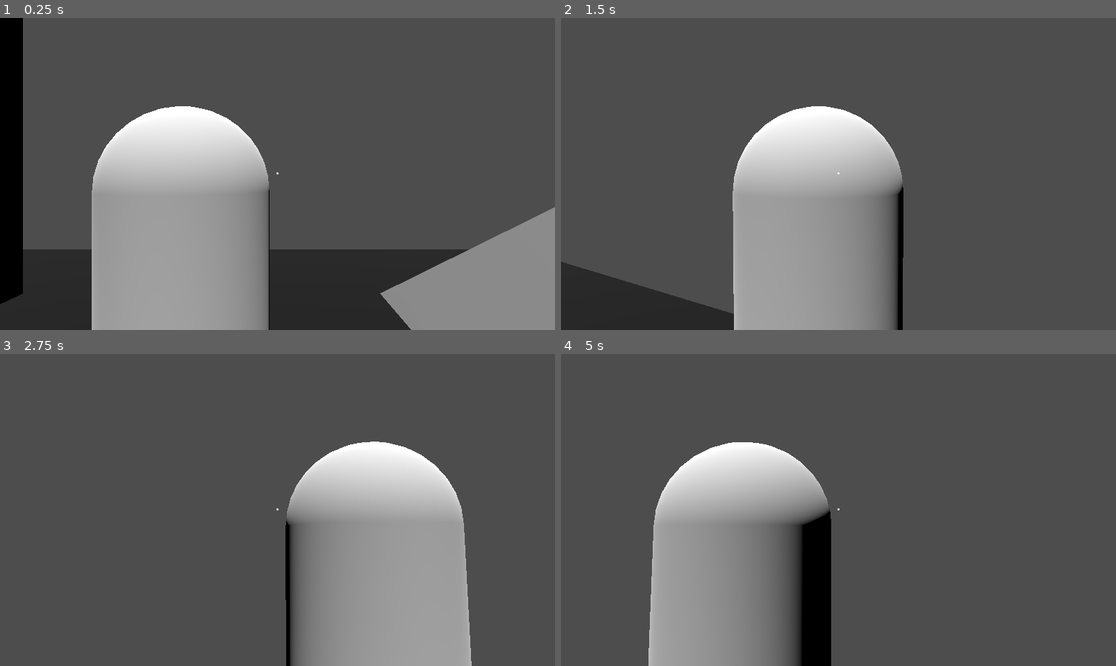
Above: before the commit, frames 1-4 (two rows, left to right).
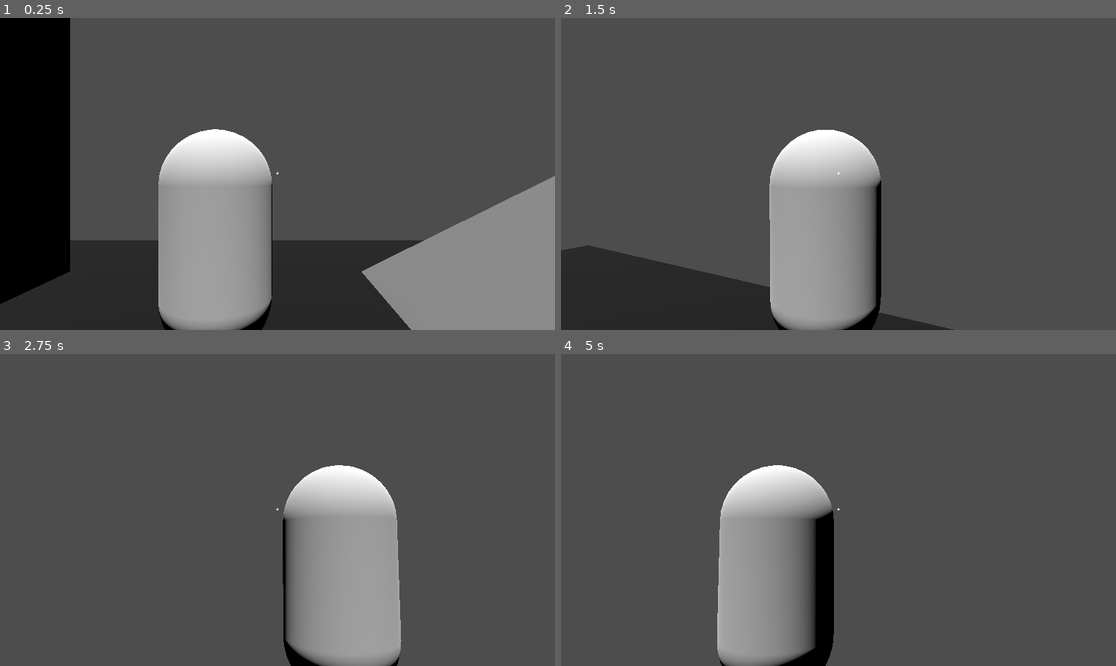
Above: after the commit, the same moments.

Repository: nikolastyllis/upgraded-umbrella
Game: Godot game, scene res://player_controller_testing.tscn
Same seed, same stepped clock (60 frames per second), same inputs: the game is played once before the commit and once after it.
Inputs (mouse positions are in pixels of both pictures, inside the frame that each line leads up to):
- Up to frame 1 (0.25 s): no input
- Up to frame 2 (1.5 s): tap Enter (ui_accept) at 0.5, 0.77 s; move the mouse to (866, 174) at 0.52 s; hold W (up) from 0.53 s (still down); tap V (camera) at 0.6, 1.35 s; move the mouse to (810, 174) at 1.27 s
- Up to frame 3 (2.75 s): keep holding W (up); tap Enter (ui_accept) at 1.52 s; move the mouse to (288, 503) at 2.02 s; tap V (camera) at 2.1 s
- Up to frame 4 (5 s): keep holding W (up); move the mouse to (832, 516) at 2.77 s; tap V (camera) at 2.85, 3.6, 4.35 s; tap Enter (ui_accept) at 3.02, 3.77, 4.52 s; move the mouse to (877, 513) at 3.52 s; move the mouse to (794, 506) at 4.27 s

The runs differ from the first frame. In frame 1, 22% of the frame differs, in the area x 0-100%, y 0-100%; in frame 2, 12%; in frame 3, 11%; in frame 4, 17%.

Commit message:
Put camera at new spring arm position

Diff:
--- a/bad-ideas-game-jam/player_controller_testing.tscn
+++ b/bad-ideas-game-jam/player_controller_testing.tscn
@@ -56,11 +56,11 @@
 transform = Transform3D(1, 0, 0, 0, 1, 0, 0, 0, 1, 0.55, 0.6, 0)
 
 [node name="SpringArm3D" type="SpringArm3D" parent="Player/CameraOrigin" unique_id=2018105628]
-spring_length = 2.0
+spring_length = 3.0
 margin = 0.5
 
 [node name="Camera3D" type="Camera3D" parent="Player/CameraOrigin/SpringArm3D" unique_id=1779981953]
-transform = Transform3D(1, 0, 0, 0, 1, 0, 0, 0, 1, 0, 0, 2)
+transform = Transform3D(1, 0, 0, 0, 1, 0, 0, 0, 1, 0, 0, 3)
 fov = 50.5
 
 [node name="Control" type="Control" parent="Player/CameraOrigin/SpringArm3D/Camera3D" unique_id=1335738755]
